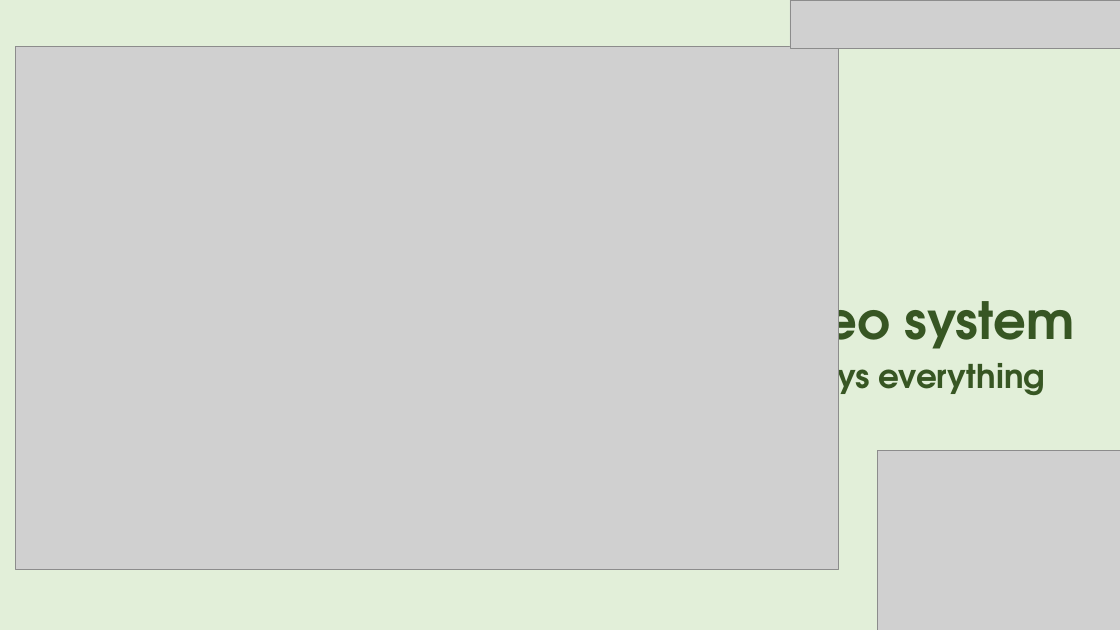
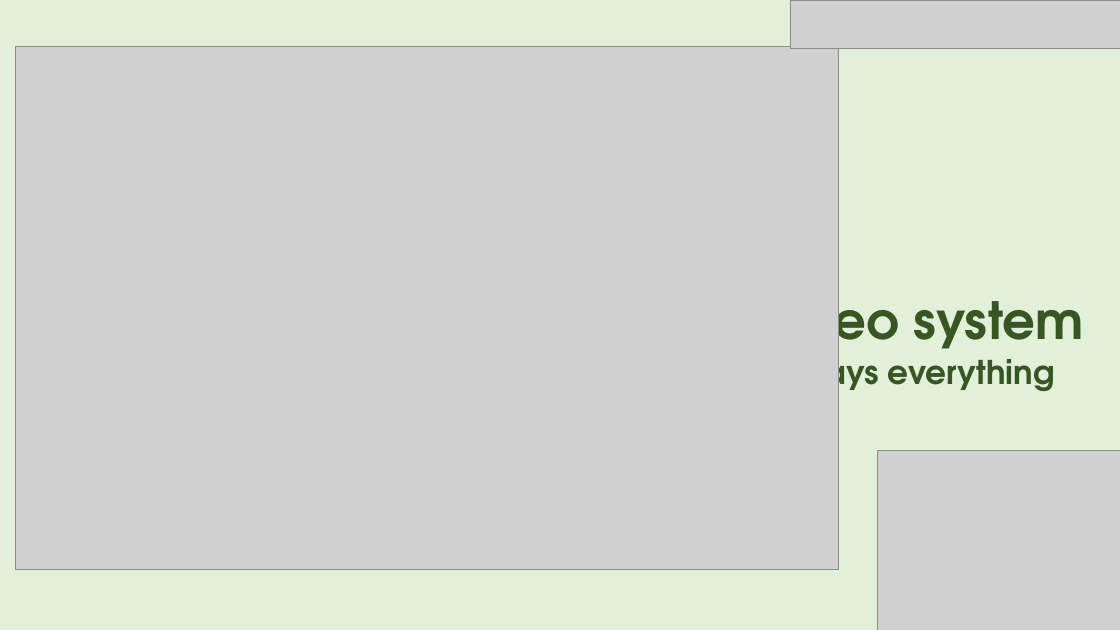
Before and after one commit to AsphodelRem/tv-tennis, a slide deck: slide 7 of presentation.pptx. Drawn at 1120x630 pixels with LibreOffice and Linux fonts; fonts in the diff are those of the drawing; grey boxes stand for pictures. Boxes give left, top, right and bottom in pixels: in the first picture for what was removed or moved away, otherwise in the second. Text is boxed around its words. In the diff, an @@ line names an element or a change of style, - is before the commit and + after.

```diff
--- a/presentation.pptx
+++ b/presentation.pptx
@@ title "Video system": place and size @@
-title "Video system" at <box>742,283,1075,361</box>
+title "Video system" at <box>752,283,1084,361</box>
@@ text "Displays everything": place and size @@
-text "Displays everything" at <box>741,352,1046,402</box>
+text "Displays everything" at <box>750,349,1055,399</box>
```
Also in this commit, not shown: 9 other slides changed.
